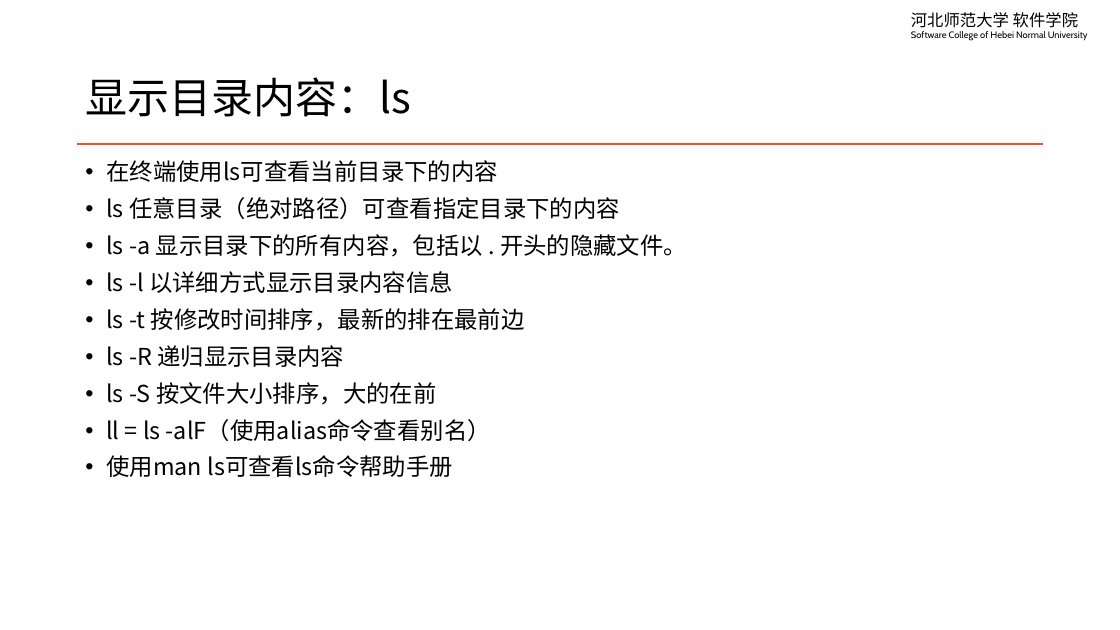
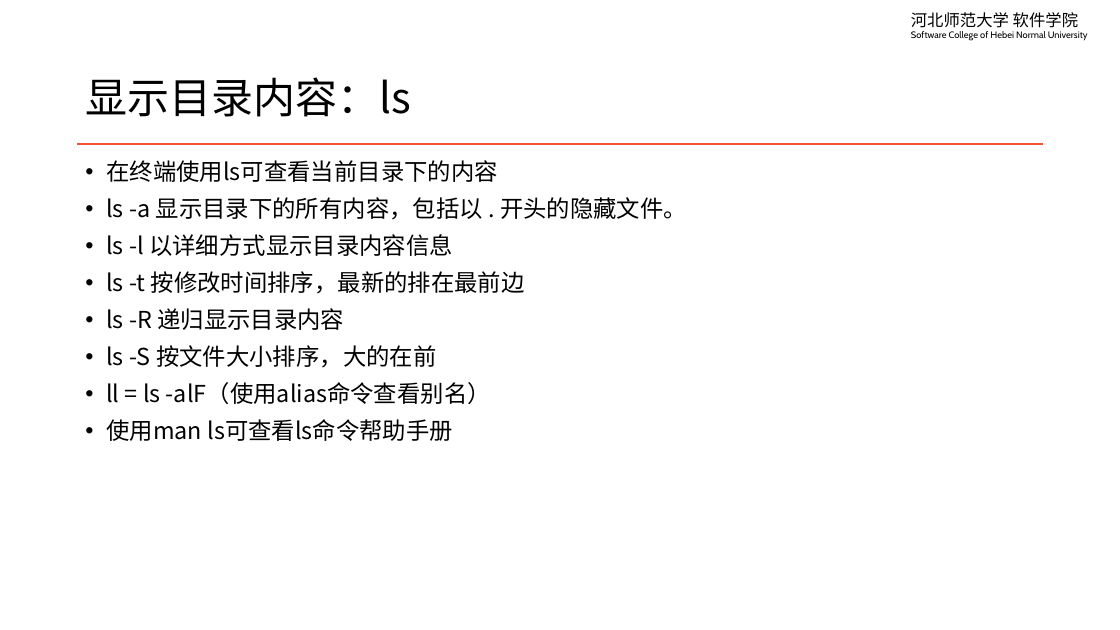
Before and after one commit to edu2act/course-linux-system, a slide deck: slide 7 of materials/slides/ch02-file-system-and-dir-architecture.pptx. Drawn at 1120x630 pixels with LibreOffice and Linux fonts; fonts in the diff are those of the drawing. Boxes give left, top, right and bottom in pixels: in the first picture for what was removed or moved away, otherwise in the second. Text is boxed around its words. In the diff, an @@ line names an element or a change of style, - is before the commit and + after.

```diff
--- a/materials/slides/ch02-file-system-and-dir-architecture.pptx
+++ b/materials/slides/ch02-file-system-and-dir-architecture.pptx
@@ text at (106,197,620,219): paragraph removed @@
-• ls 任意目录（绝对路径）可查看指定目录下的内容
```
Also in this commit, not shown: 5 other slides changed, 1 other file.
